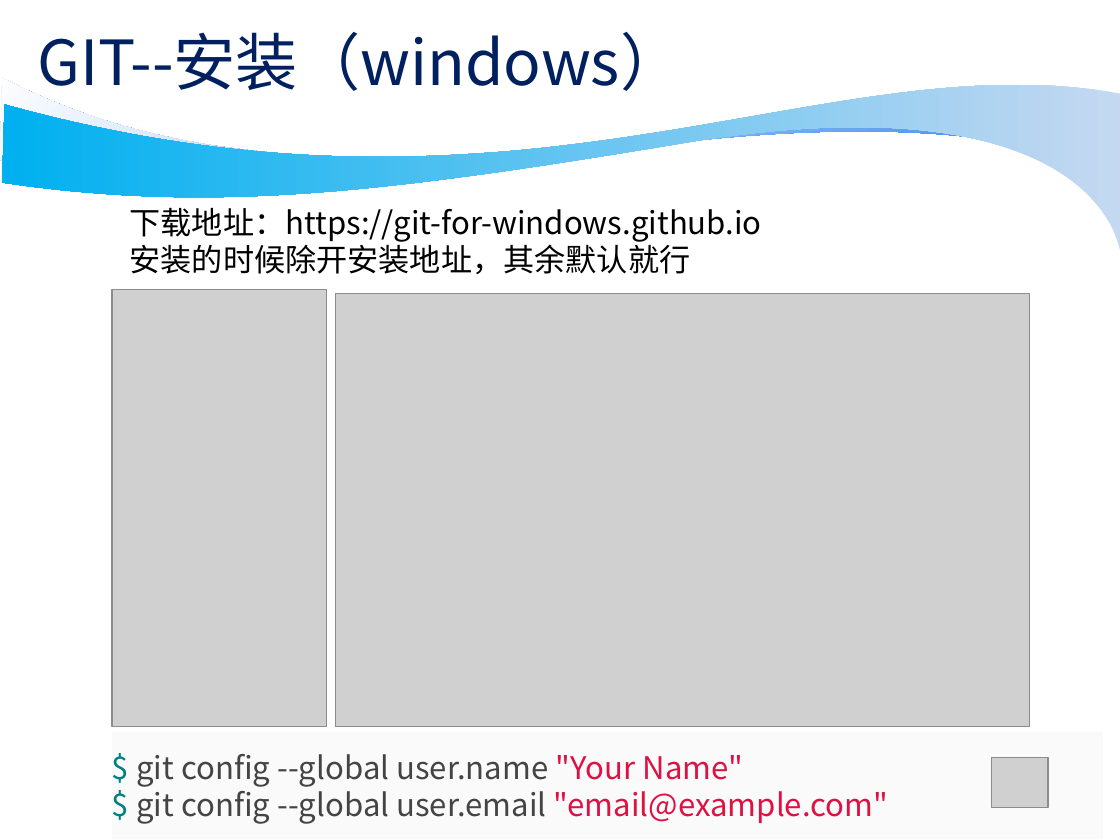
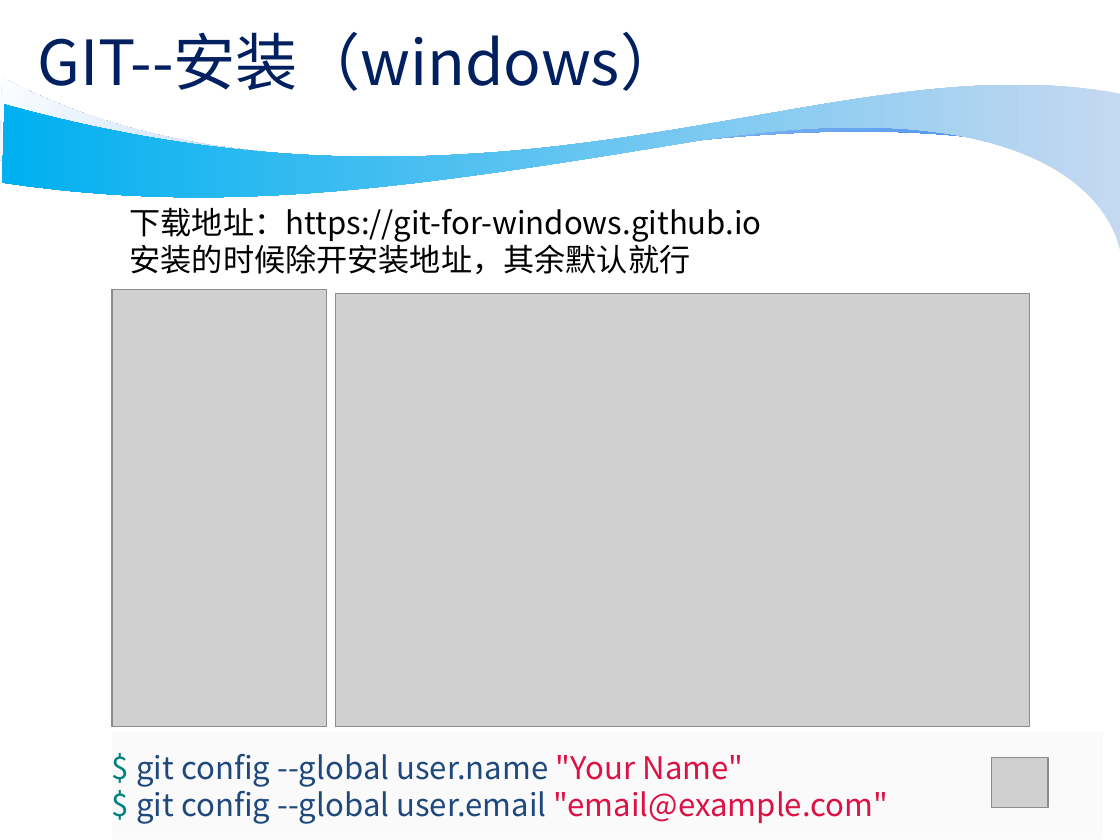
Before and after one commit to wobushixianyu/GitSkillSharing, a slide deck: slide 4 of git_skill_sharing.ppt (slide 6 before the commit). Drawn at 1120x840 pixels with LibreOffice and Linux fonts; fonts in the diff are those of the drawing; grey boxes stand for pictures; background and template pictures are left out. Boxes give left, top, right and bottom in pixels: in the first picture for what was removed or moved away, otherwise in the second. Text is boxed around its words. In the diff, an @@ line names an element or a change of style, - is before the commit and + after.

```diff
--- a/git_skill_sharing.ppt
+++ b/git_skill_sharing.ppt
@@ text "$ git config --global user.name ..." at bbox=[136, 754, 888, 824]: text colour #444444 to #1F497D in "git config --global user.name", "git config --global user.email" @@
```
Also in this commit, not shown: 3 other slides changed, 6 slides added, 1 slide removed.
